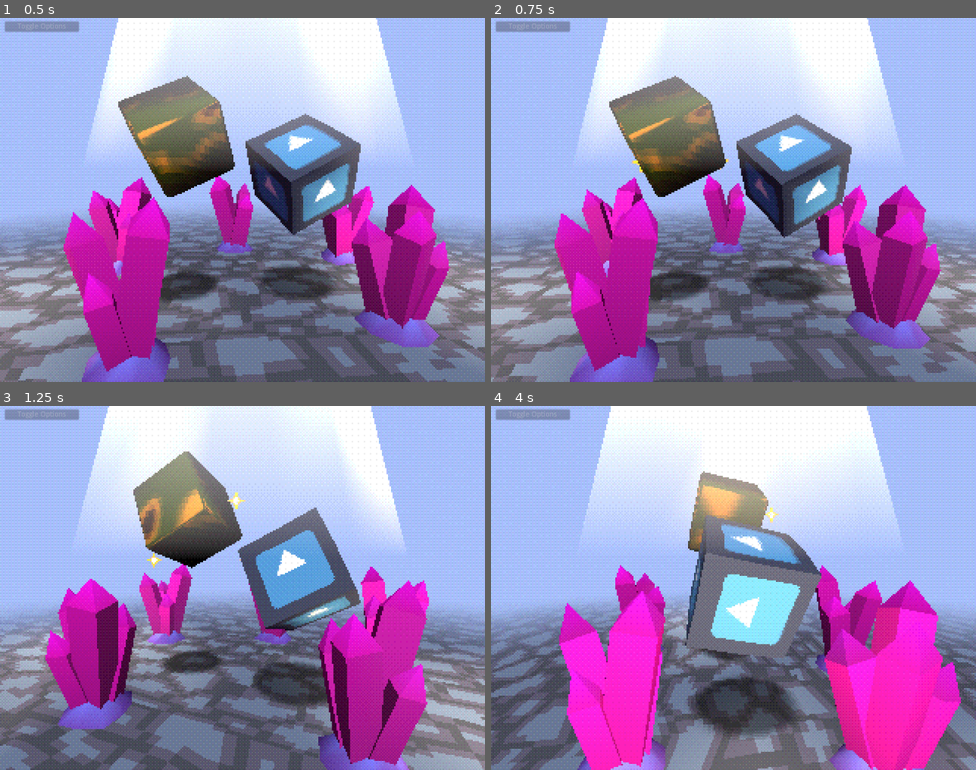
Above: before the commit, frames 1-4 (two rows, left to right).
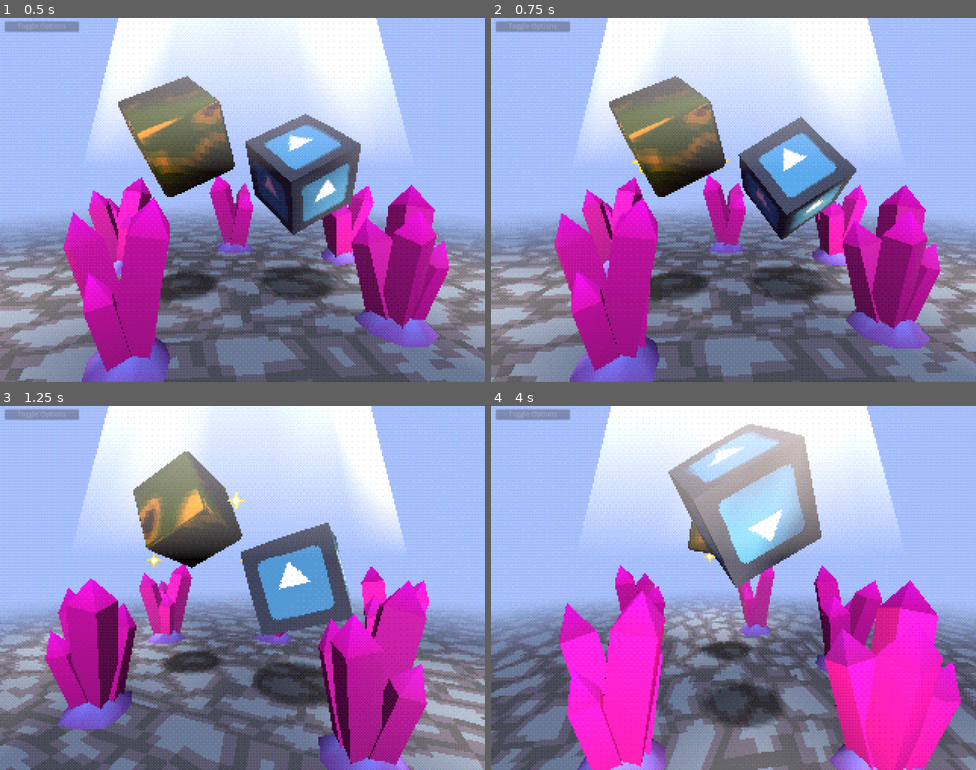
Above: after the commit, the same moments.

Repository: MenacingMecha/godot-psx-style-demo
Game: Godot game, scene res://post_process/pp_stack.tscn
The game is run twice, just before and just after one commit, with the same random seed, the same clock (stepped at 60 frames per second) and the same inputs. The engine's default icon, where the game draws it, is replaced by a stand-in: a white triangle on a blue panel in a dark square.
Inputs:
- Up to frame 1 (0.5 s): no input
- Up to frame 2 (0.75 s): tap Enter (ui_accept) at 0.5 s
- Up to frame 3 (1.25 s): tap Enter (ui_accept) at 0.77 s
- Up to frame 4 (4 s): tap Enter (ui_accept) at 1.52, 3.02, 3.77 s

Frame 1 is identical in both runs. In frame 2, 4.1% of the frame differs, in the area x 50-76%, y 26-74%; in frame 3, 3.2%; in frame 4, 15%, in the area x 36-69%, y 5-92%.
Error after the commit: Assertion failed. (res://world/scene_controls.gd:16)

Commit message:
Fixed shadow resetting to the incorrect scale

Diff:
--- a/world/shadow/shadow.gd
+++ b/world/shadow/shadow.gd
@@ -9,7 +9,9 @@
 
 var _time := 0.0
 
-onready var _default_scale := self.scale
+
+func _ready():
+	self.scale = DEFAULT_SCALE
 
 
 func _process(p_delta: float):
@@ -17,8 +19,8 @@
 	self.scale = get_animated_scale(self._time, self._reverse_direction)
 
 
-func on_reset():
-	self.scale = self._default_scale
+func restart():
+	self.scale = DEFAULT_SCALE
 	self._time = 0.0
 
 
